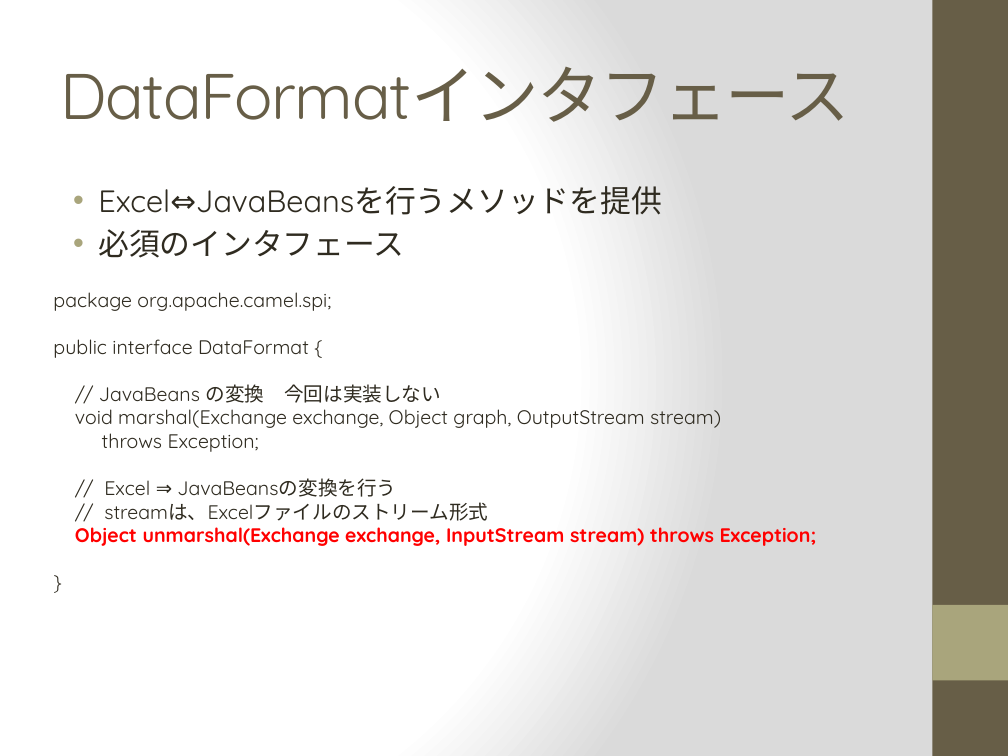
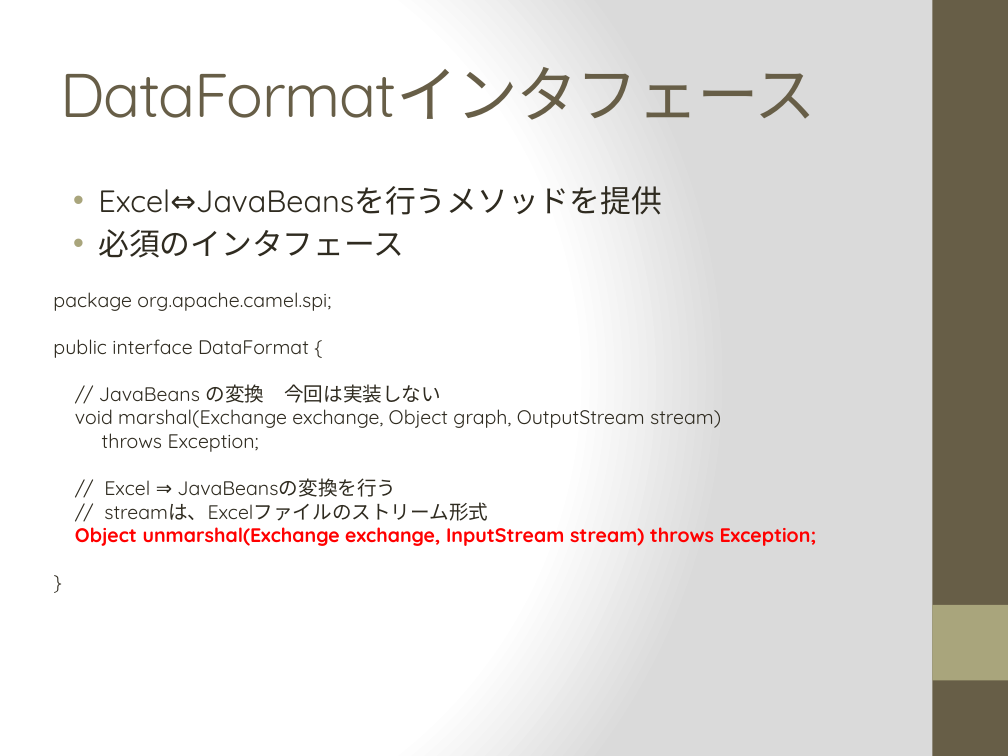
Before and after one commit to 15921050052/camel-xlsbeans, a slide deck: slide 11 of doc/Data Format Component.pptx. Drawn at 1008x756 pixels with LibreOffice and Linux fonts; fonts in the diff are those of the drawing. Boxes give left, top, right and bottom in pixels: in the first picture for what was removed or moved away, otherwise in the second. Text is boxed around its words. In the diff, an @@ line names an element or a change of style, - is before the commit and + after.

```diff
--- a/doc/Data Format Component.pptx
+++ b/doc/Data Format Component.pptx
@@ title "DataFormatインタフェース" at [60,67,816,120]: size 46 to 44 pt @@
```
Also in this commit, not shown: 17 other slides changed, 2 slides added.
